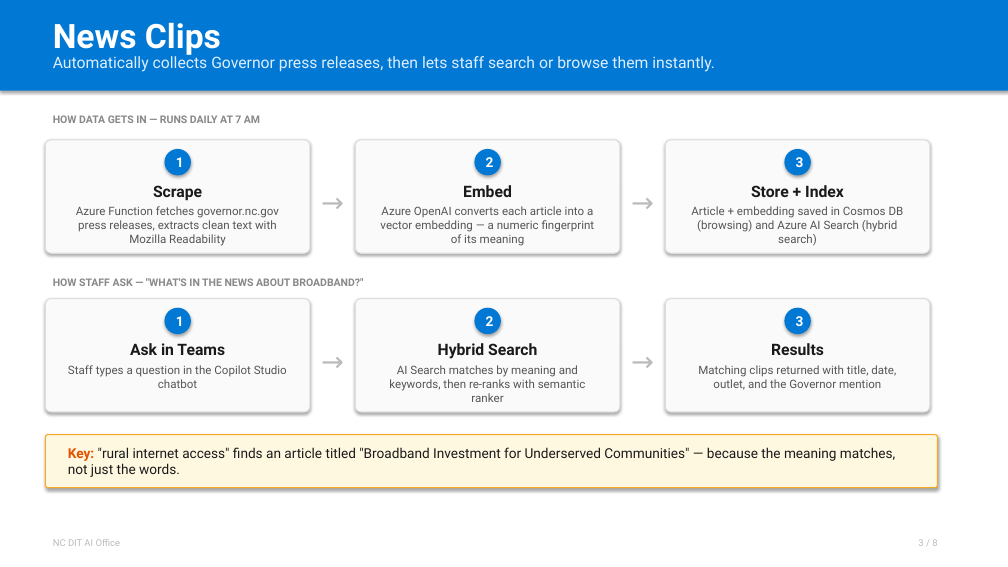
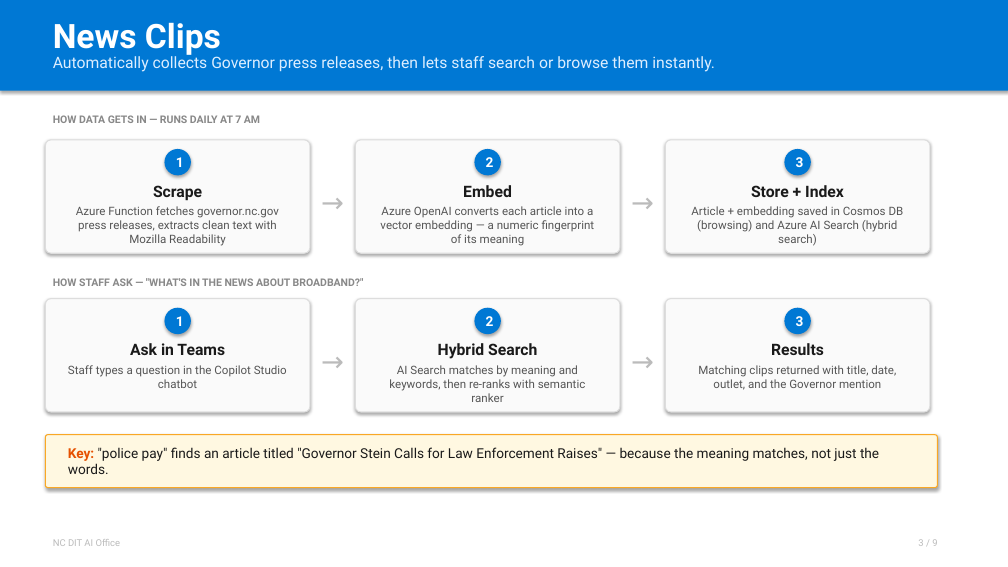
Before and after one commit to pogorman/nc-dit-ai-office-agent, a slide deck: slide 3 of docs/html/presentation.pptx. Drawn at 1008x567 pixels with LibreOffice and Linux fonts; fonts in the diff are those of the drawing. Boxes give left, top, right and bottom in pixels: in the first picture for what was removed or moved away, otherwise in the second. Text is boxed around its words. In the diff, an @@ line names an element or a change of style, - is before the commit and + after.

```diff
--- a/docs/html/presentation.pptx
+++ b/docs/html/presentation.pptx
@@ text at [68,447,879,474]: text changed @@
-Key: "rural internet access" finds an article titled "Broadband Investment for Underserved Communities" — because the meaning matches, not just the words.
+Key: "police pay" finds an article titled "Governor Stein Calls for Law Enforcement Raises" — because the meaning matches, not just the words.
```
Also in this commit, not shown: 6 other slides changed, 1 slide added, 3 other files.
